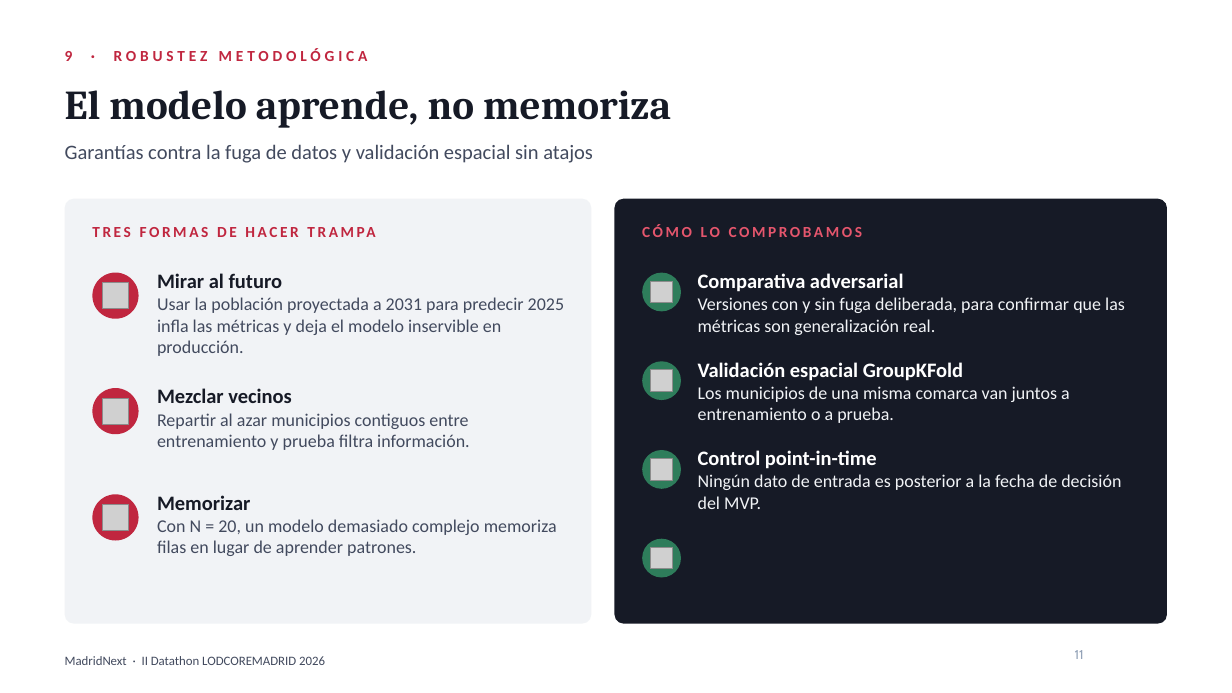
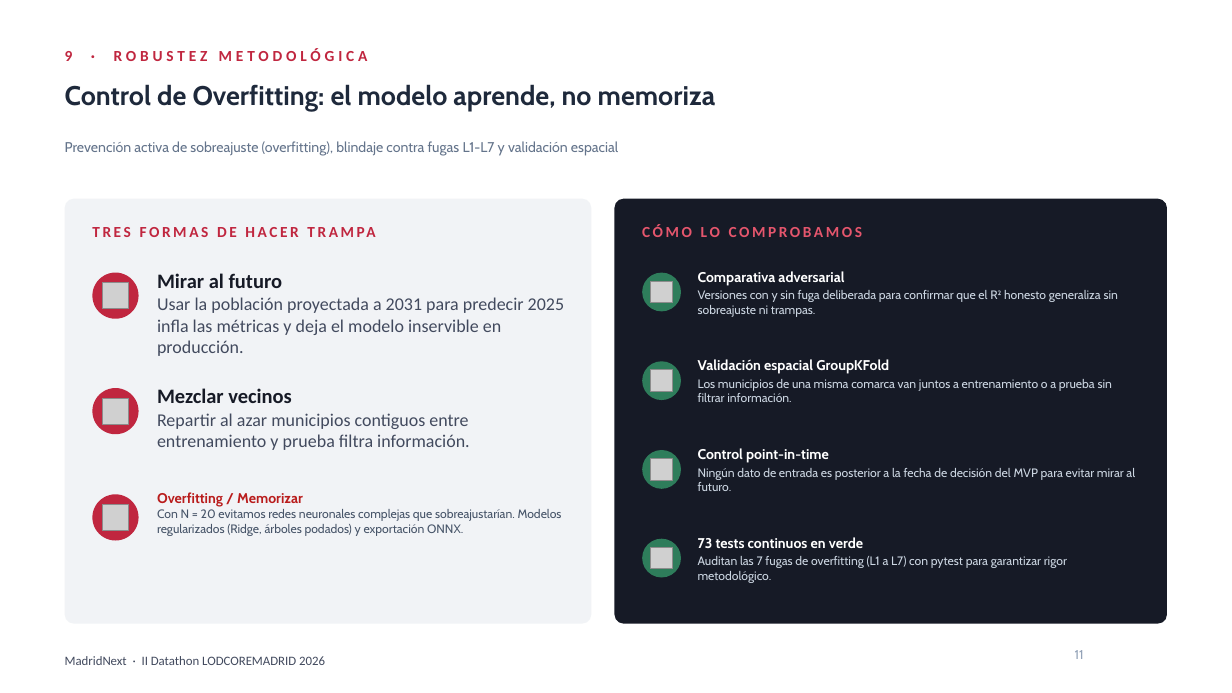
Before and after one commit to AlejandroCuntin/DatathonLodCoreMadrid, a slide deck: slide 11 of presentacion_datathon_oficial.pptx. Drawn at 1232x693 pixels with LibreOffice and Linux fonts; fonts in the diff are those of the drawing; grey boxes stand for pictures. Boxes give left, top, right and bottom in pixels: in the first picture for what was removed or moved away, otherwise in the second. Text is boxed around its words. In the diff, an @@ line names an element or a change of style, - is before the commit and + after.

Commit message:
docs(presentacion): destaca backtesting historico, control de overfitting y cobertura 155/179 municipios

```diff
--- a/presentacion_datathon_oficial.pptx
+++ b/presentacion_datathon_oficial.pptx
@@ title at (65, 84, 716, 111): text changed; size 32 to 21 pt; font Cambria to Cabin; text colour #161A26 to #1E293B @@
-El modelo aprende, no memoriza
+Control de Overfitting: el modelo aprende, no memoriza
@@ text at (65, 141, 618, 156): text changed; size 16 to 11 pt; font Calibri to Cabin; text colour #424A5E to #64748B @@
-Garantías contra la fuga de datos y validación espacial sin atajos
+Prevención activa de sobreajuste (overfitting), blindaje contra fugas L1-L7 y validación espacial
@@ text at (698, 290, 1118, 317): text changed; size 14 to 9.5 pt; font Calibri to Cabin; text colour #F1F3F6 to #CBD5E1 @@
-Versiones con y sin fuga deliberada, para confirmar que las métricas son generalización real.
+Versiones con y sin fuga deliberada para confirmar que el R² honesto generaliza sin sobreajuste ni trampas.
@@ text at (698, 271, 844, 285): size 16 to 11 pt, font Calibri to Cabin in "Comparativa adversarial" @@
@@ text at (698, 359, 889, 374): size 16 to 11 pt, font Calibri to Cabin in "Validación espacial GroupKFold" @@
@@ text at (698, 379, 1112, 402): text changed; size 14 to 9.5 pt; font Calibri to Cabin; text colour #F1F3F6 to #CBD5E1 @@
-Los municipios de una misma comarca van juntos a entrenamiento o a prueba.
+Los municipios de una misma comarca van juntos a entrenamiento o a prueba sin filtrar información.
@@ text at (698, 448, 829, 463): size 16 to 11 pt, font Calibri to Cabin in "Control point-in-time" @@
@@ text at (698, 468, 1135, 491): text changed; size 14 to 9.5 pt; font Calibri to Cabin; text colour #F1F3F6 to #CBD5E1 @@
-Ningún dato de entrada es posterior a la fecha de decisión del MVP.
+Ningún dato de entrada es posterior a la fecha de decisión del MVP para evitar mirar al futuro.
@@ text at (157, 492, 562, 536): text changed; size 14 to 9.5 pt; font Calibri to Cabin; text colour #424A5E to #475569 @@
-Memorizar
-Con N = 20, un modelo demasiado complejo memoriza filas en lugar de aprender patrones.
+Overfitting / Memorizar
+Con N = 20 evitamos redes neuronales complejas que sobreajustarían. Modelos regularizados (Ridge, árboles podados) y exportación ONNX.
@@ text added at (698, 537, 1067, 583), 9.5 pt, text #CBD5E1 @@
+73 tests continuos en verde
+Auditan las 7 fugas de overfitting (L1 a L7) con pytest para garantizar rigor metodológico.
```
Also in this commit, not shown: 5 other slides changed, 1 other file.
